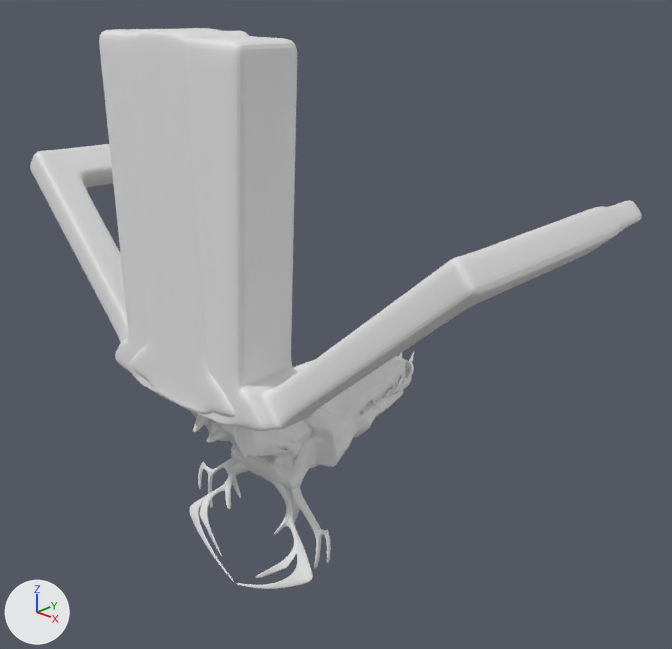
One commit to the Blender file windigo.blend: the scene before it, then after it.
One viewpoint serves both versions: a camera (50 mm lens) standing at (6.69, -6.19, 4.78) and looking at (0.22, 0.67, 1.05). The axes (+X, +Y, +Z) are drawn at lower left. The lights are the same throughout.

The scene before the commit, as lines of its bpy script (objects in view):
```python
me_sphere_001 = bpy.data.meshes.new('Sphere.001')
me_sphere_001.from_pydata(...)  # 4064 vertices, 4173 faces; spans x -3.12..1.04, y -1.37..2.19, z -1.71..4.21
ob_sphere = bpy.data.objects.new('Sphere', me_sphere_001)
ob_sphere.location = (0.0, 0.0, 0.0)
_m = ob_sphere.modifiers.new('Subdivision', 'SUBSURF')
_m = ob_sphere.modifiers.new('Mirror', 'MIRROR')
```
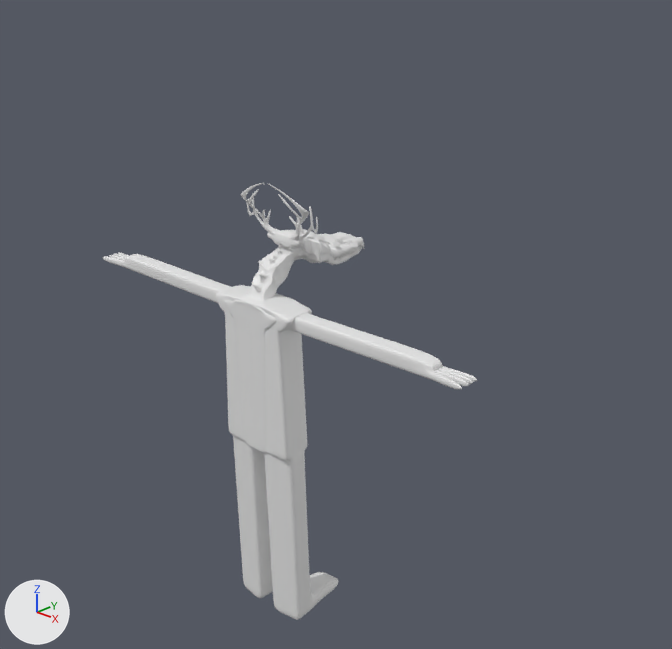
Diff of the bpy script that builds the scene:
```diff
--- a/windigo.blend.py
+++ b/windigo.blend.py
@@ me_sphere_001 @@
 # used by ob_sphere; location = (0.0, 0.0, 0.0)
-me_sphere_001.from_pydata(...)  # 4064 vertices, 4173 faces; spans x -3.12..1.04, y -1.37..2.19, z -1.71..4.21
+me_sphere_001.from_pydata(...)  # 4071 vertices, 4185 faces; spans x -5.5..1.05, y -0.84..2.62, z -5.59..4.65
+# me_sphere_001 part 1: the loose piece of 2724 vertices spanning x -1.08..1.04, y -0.74..2.09, z -1.71..0.55 is moved by (0.01, 0.52, -3.87)
+# me_sphere_001 part 2: a new loose piece of 1347 vertices spanning x -5.5..1.01, y -0.84..1.1, z -4.25..4.65
+# me_sphere_001 part 3: the loose piece of 1340 vertices spanning x -3.12..0.99, y -1.37..2.19, z -0.38..4.21 is deleted
@@ ob_sphere @@
 ob_sphere.location = (0.0, 0.0, 0.0)
+ob_sphere.rotation_euler = (0.0, 3.142, 0.0)  # degrees (0, 180, 0)
+ob_sphere.scale = (0.486, 0.486, 0.486)
 _m = ob_sphere.modifiers.new('Subdivision', 'SUBSURF')
```

Where the change shows, as pixel boxes (x1, y1, x2, y2) in the pictures (672 x 649 px; the box of a moved part takes in the faces that stretch with it):
'Sphere', reshaped, turned, rescaled
    before: (30, 28, 642, 589)
    after: (103, 183, 477, 620)
part 1 of me_sphere_001, moved or reshaped
    before: (189, 352, 414, 589)
    after: (241, 183, 364, 265)
part 2 of me_sphere_001, added
    after: (103, 245, 477, 620)
part 3 of me_sphere_001, deleted
    before: (30, 28, 642, 466)
